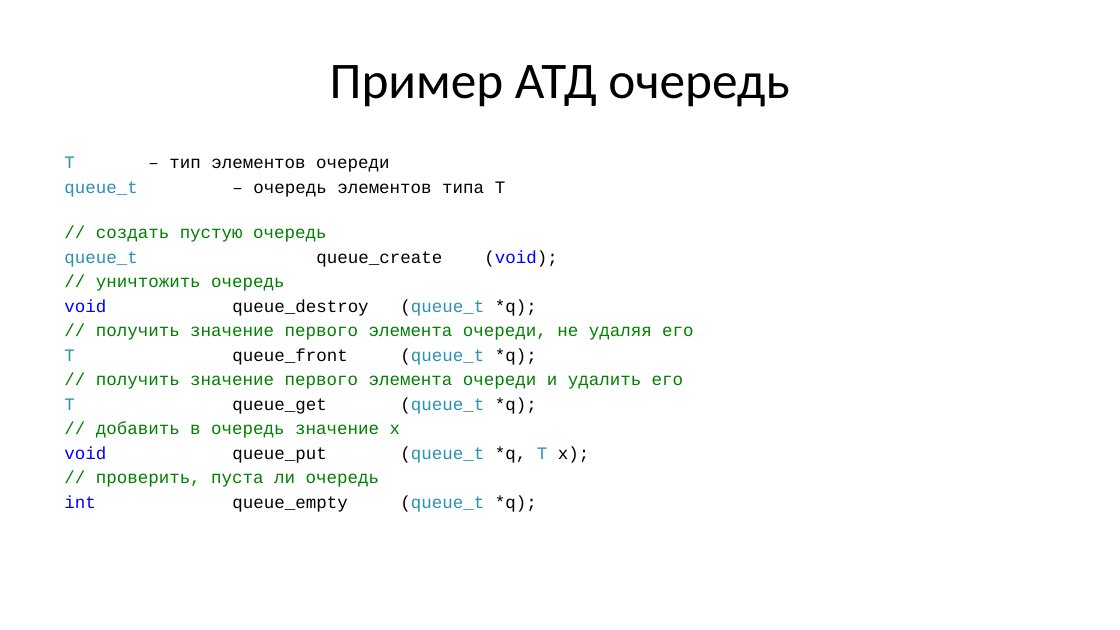
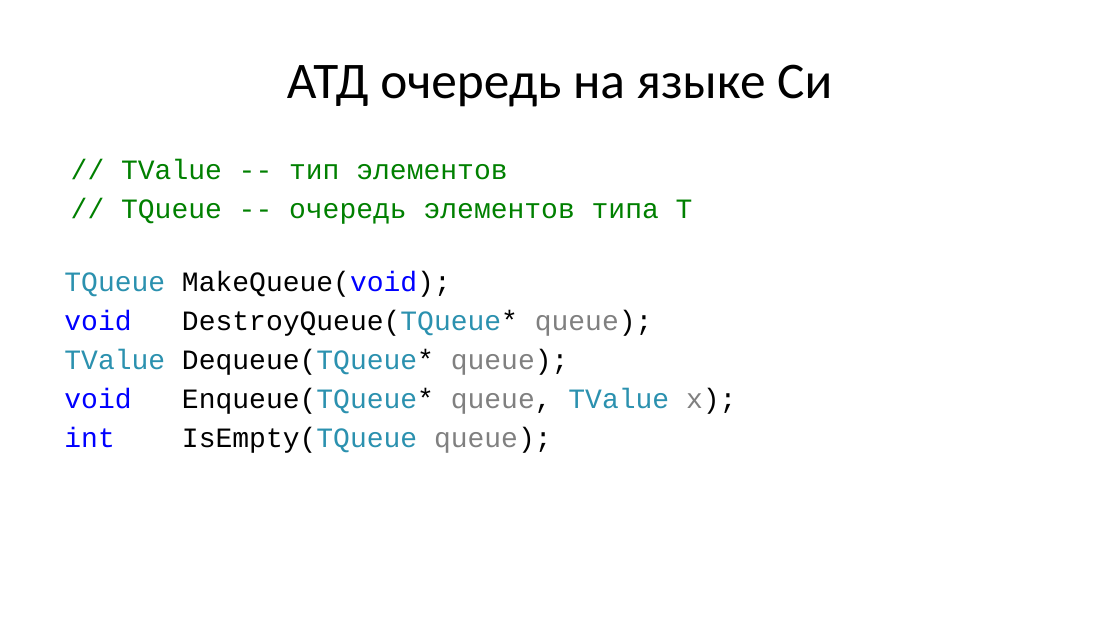
Before and after one commit to Evgueni-Petrov-aka-espetrov/Algorithms-and-Programming-in-C-pptx, a slide deck: slide 6 of 09 Списки (окончание) Графы.pptx (slide 4 before the commit). Drawn at 1120x630 pixels with LibreOffice and Linux fonts; fonts in the diff are those of the drawing. Boxes give left, top, right and bottom in pixels: in the first picture for what was removed or moved away, otherwise in the second. Text is boxed around its words. In the diff, an @@ line names an element or a change of style, - is before the commit and + after.

```diff
--- a/09 Списки (окончание) Графы.pptx
+++ b/09 Списки (окончание) Графы.pptx
@@ title at <box>287,64,832,107</box>: text changed @@
-Пример АТД очередь
+АТД очередь на языке Си
@@ text at <box>64,159,736,453</box>: text changed; size 15 to 24 pt; text colour #008000 to #000000 @@
-T – тип элементов очереди
-queue_t – очередь элементов типа T
-// создать пустую очередь
-queue_t queue_create (void);
-// уничтожить очередь
-void queue_destroy (queue_t *q);
-// получить значение первого элемента очереди, не удаляя его
-T queue_front (queue_t *q);
-// получить значение первого элемента очереди и удалить его
-T queue_get (queue_t *q);
-// добавить в очередь значение x
-void queue_put (queue_t *q, T x);
-// проверить, пуста ли очередь
-int queue_empty (queue_t *q);
+// TValue -- тип элементов
+// TQueue -- очередь элементов типа T
+TQueue MakeQueue(void);
+void DestroyQueue(TQueue* queue);
+TValue Dequeue(TQueue* queue);
+void Enqueue(TQueue* queue, TValue x);
+int IsEmpty(TQueue queue);
```
Also in this commit, not shown: 16 other slides changed, 88 slides added, 14 slides removed.
